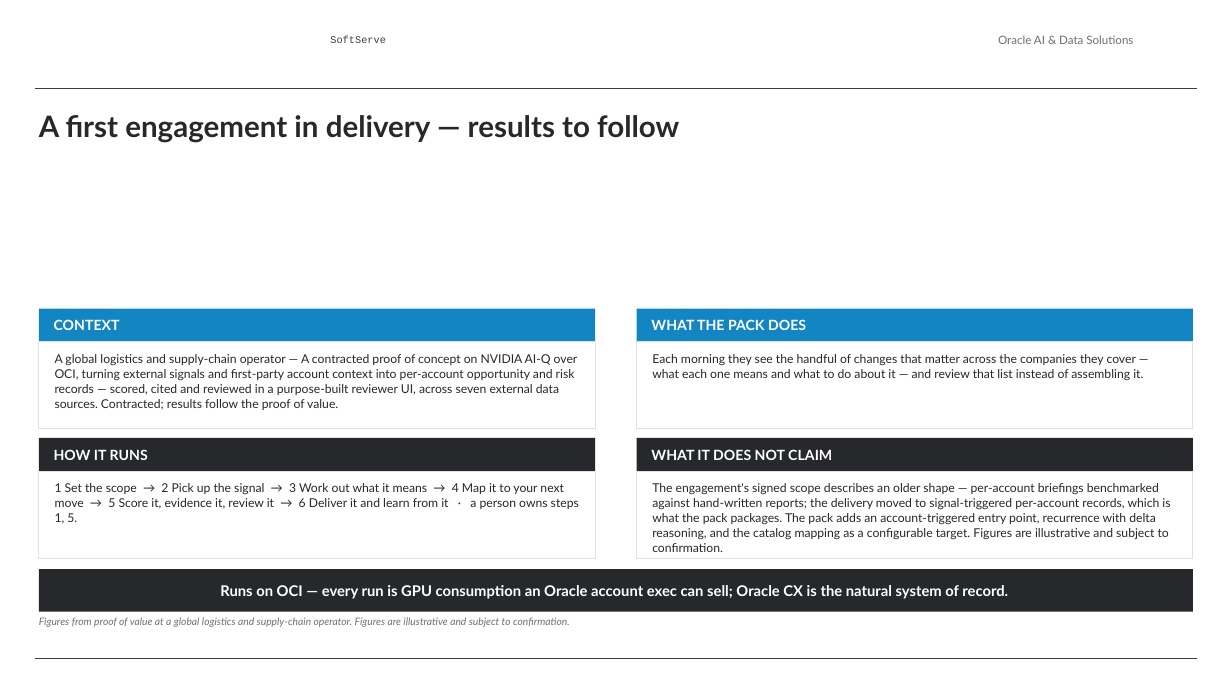
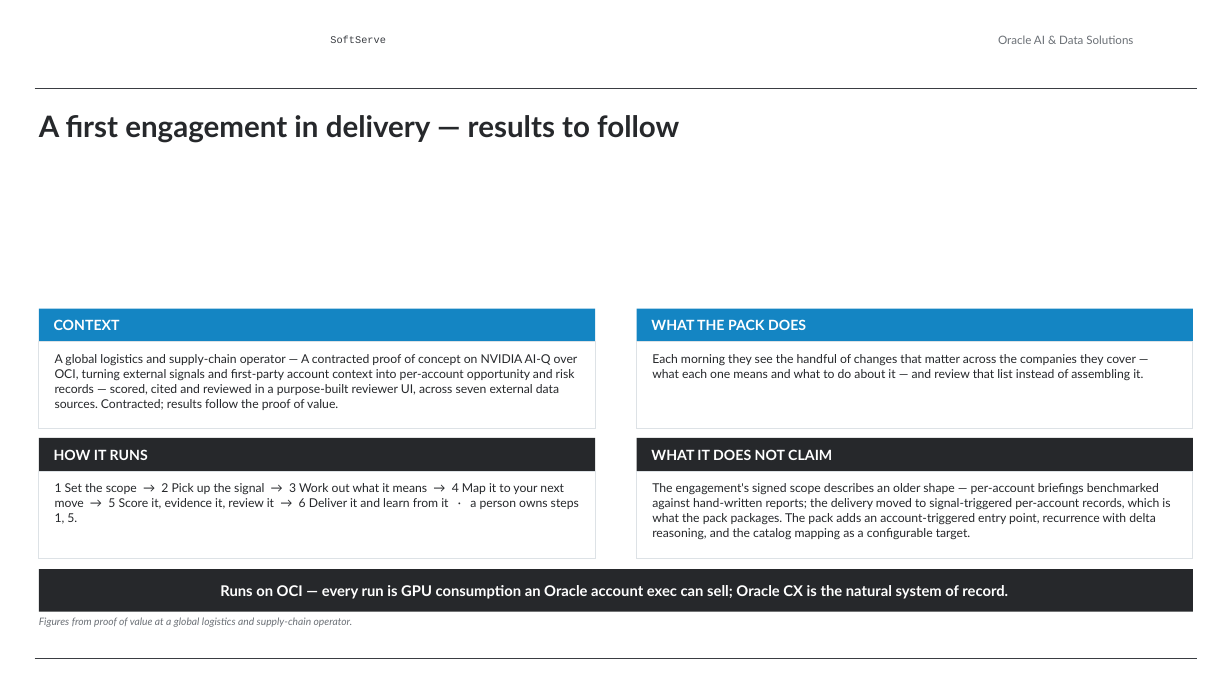
Before and after one commit to alexey-orlov/AO-Personal-OS, a slide deck: slide 5 of outputs/oracle-packs/account-insights/artifacts/account-insights-sales-deck.pptx. Drawn at 1232x693 pixels with LibreOffice and Linux fonts; fonts in the diff are those of the drawing; background and template pictures are left out. Boxes give left, top, right and bottom in pixels: in the first picture for what was removed or moved away, otherwise in the second. Text is boxed around its words. In the diff, an @@ line names an element or a change of style, - is before the commit and + after.

```diff
--- a/outputs/oracle-packs/account-insights/artifacts/account-insights-sales-deck.pptx
+++ b/outputs/oracle-packs/account-insights/artifacts/account-insights-sales-deck.pptx
@@ text at box(652, 483, 1170, 540): text changed @@
-The engagement's signed scope describes an older shape — per-account briefings benchmarked against hand-written reports; the delivery moved to signal-triggered per-account records, which is what the pack packages. The pack adds an account-triggered entry point, recurrence with delta reasoning, and the catalog mapping as a configurable target. Figures are illustrative and subject to confirmation.
+The engagement's signed scope describes an older shape — per-account briefings benchmarked against hand-written reports; the delivery moved to signal-triggered per-account records, which is what the pack packages. The pack adds an account-triggered entry point, recurrence with delta reasoning, and the catalog mapping as a configurable target.
@@ text at box(39, 617, 353, 627): text changed @@
-Figures from proof of value at a global logistics and supply-chain operator. Figures are illustrative and subject to confirmation.
+Figures from proof of value at a global logistics and supply-chain operator.
```
Also in this commit, not shown: 2 other slides changed, 1 other file.
